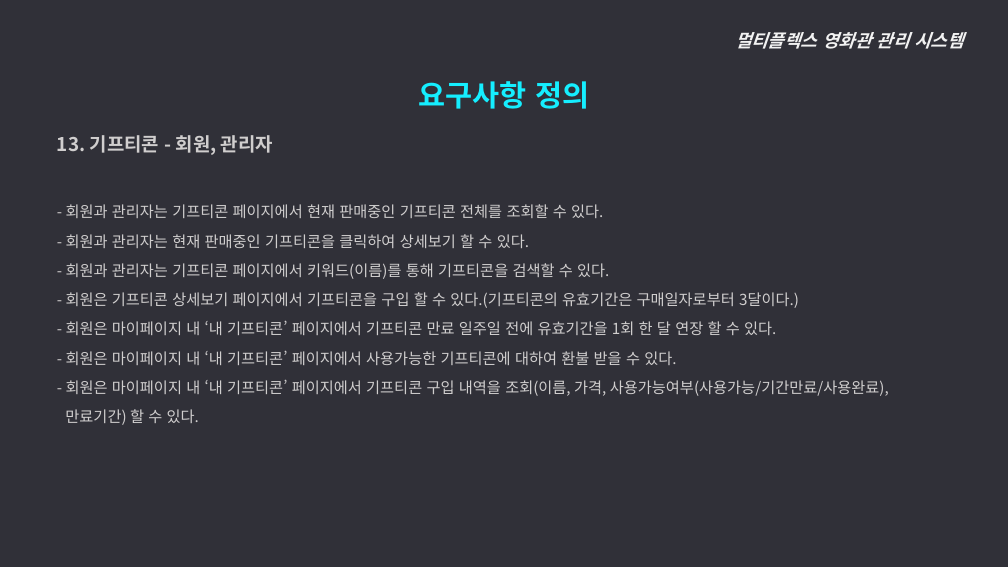
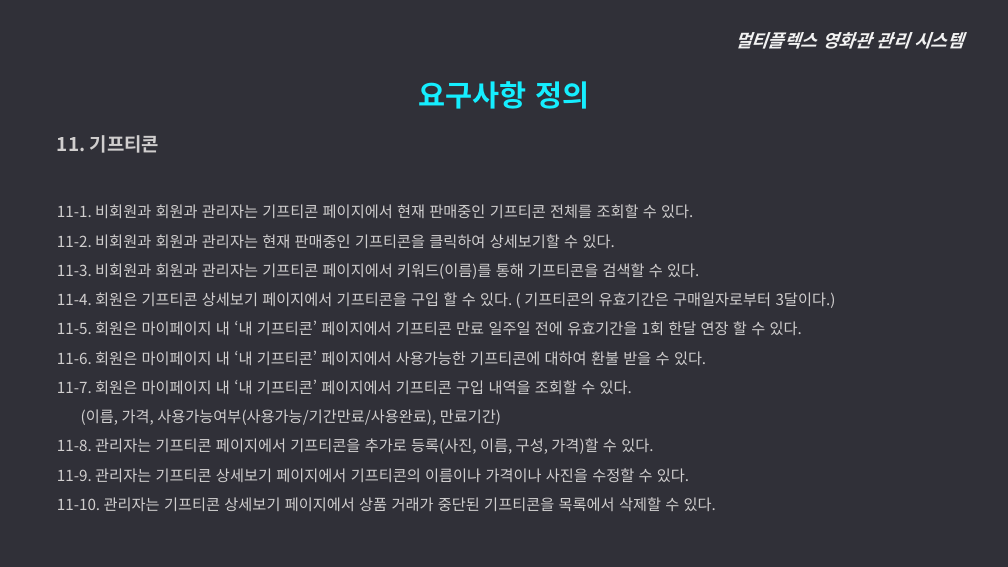
Before and after one commit to ywc-412/MultiplexTeamProject, a slide deck: slide 20 of 2조 시스템개요, 요구사항 정의.pptx (slide 22 before the commit). Drawn at 1008x567 pixels with LibreOffice and Linux fonts; fonts in the diff are those of the drawing. Boxes give left, top, right and bottom in pixels: in the first picture for what was removed or moved away, otherwise in the second. Text is boxed around its words. In the diff, an @@ line names an element or a change of style, - is before the commit and + after.

Commit message:
PPT, 요구사항정의 수정
메뉴구조도에서 할인정보 뺌

```diff
--- a/2조 시스템개요, 요구사항 정의.pptx
+++ b/2조 시스템개요, 요구사항 정의.pptx
@@ text at [57, 135, 836, 511]: text changed @@
-  13. 기프티콘 - 회원, 관리자
-  - 회원과 관리자는 기프티콘 페이지에서 현재 판매중인 기프티콘 전체를 조회할 수 있다.
-  - 회원과 관리자는 현재 판매중인 기프티콘을 클릭하여 상세보기 할 수 있다.
-  - 회원과 관리자는 기프티콘 페이지에서 키워드(이름)를 통해 기프티콘을 검색할 수 있다.
-  - 회원은 기프티콘 상세보기 페이지에서 기프티콘을 구입 할 수 있다.(기프티콘의 유효기간은 구매일자로부터 3달이다.)
-  - 회원은 마이페이지 내 ‘내 기프티콘’ 페이지에서 기프티콘 만료 일주일 전에 유효기간을 1회 한 달 연장 할 수 있다.
-  - 회원은 마이페이지 내 ‘내 기프티콘’ 페이지에서 사용가능한 기프티콘에 대하여 환불 받을 수 있다.
-  - 회원은 마이페이지 내 ‘내 기프티콘’ 페이지에서 기프티콘 구입 내역을 조회(이름, 가격, 사용가능여부(사용가능/기간만료/사용완료),
-  만료기간) 할 수 있다.
+  11. 기프티콘
+  11-1. 비회원과 회원과 관리자는 기프티콘 페이지에서 현재 판매중인 기프티콘 전체를 조회할 수 있다.
+  11-2. 비회원과 회원과 관리자는 현재 판매중인 기프티콘을 클릭하여 상세보기할 수 있다.
+  11-3. 비회원과 회원과 관리자는 기프티콘 페이지에서 키워드(이름)를 통해 기프티콘을 검색할 수 있다.
+  11-4. 회원은 기프티콘 상세보기 페이지에서 기프티콘을 구입 할 수 있다. ( 기프티콘의 유효기간은 구매일자로부터 3달이다.)
+  11-5. 회원은 마이페이지 내 ‘내 기프티콘’ 페이지에서 기프티콘 만료 일주일 전에 유효기간을 1회 한달 연장 할 수 있다.
+  11-6. 회원은 마이페이지 내 ‘내 기프티콘’ 페이지에서 사용가능한 기프티콘에 대하여 환불 받을 수 있다.
+  11-7. 회원은 마이페이지 내 ‘내 기프티콘’ 페이지에서 기프티콘 구입 내역을 조회할 수 있다.
+  (이름, 가격, 사용가능여부(사용가능/기간만료/사용완료), 만료기간)
+  11-8. 관리자는 기프티콘 페이지에서 기프티콘을 추가로 등록(사진, 이름, 구성, 가격)할 수 있다.
+  11-9. 관리자는 기프티콘 상세보기 페이지에서 기프티콘의 이름이나 가격이나 사진을 수정할 수 있다.
+  11-10. 관리자는 기프티콘 상세보기 페이지에서 상품 거래가 중단된 기프티콘을 목록에서 삭제할 수 있다.
```
Also in this commit, not shown: 15 other slides changed, 1 slide added, 4 slides removed, 2 other files.
